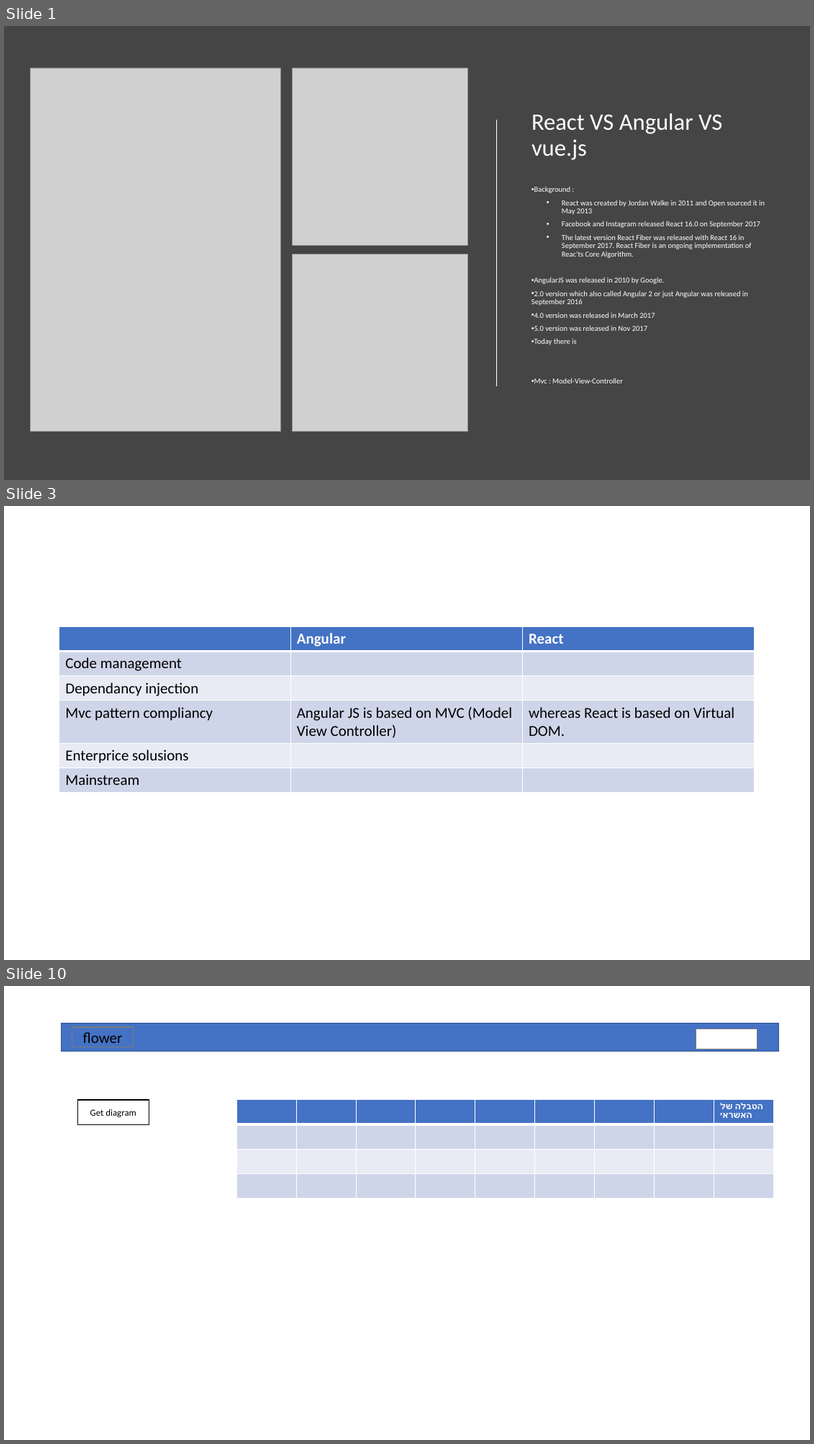
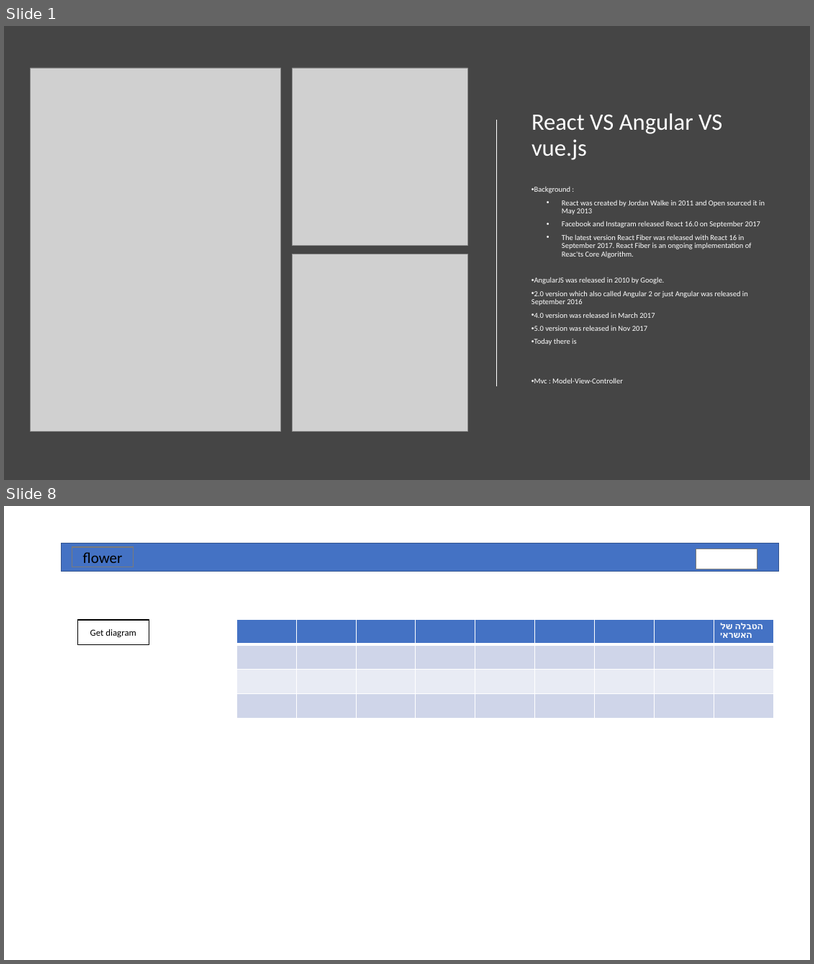
Before and after one commit to nizanf/Flower, a slide deck: src/assets/img/Presentation1.pptx. Shown one above the other, each under a label of ours: slides 1, 3 and 10 before the commit, slides 1 and 8 after it; the slides between them are not shown. The pictures are 814x1444 and 814x964 pixels, drawn with LibreOffice and Linux fonts; fonts in the diff are those of the drawing; grey boxes stand for pictures; background and template pictures are left out. Boxes give left, top, right and bottom in pixels: in the first picture for what was removed or moved away, otherwise in the second. Text is boxed around its words. In the diff, an @@ line names an element or a change of style, - is before the commit and + after.

```diff
--- a/src/assets/img/Presentation1.pptx
+++ b/src/assets/img/Presentation1.pptx
@@ slide 3 removed at bbox=[4, 506, 810, 960], background #FFFFFF @@
@@ table removed at bbox=[59, 627, 756, 792], 6 rows, 3 columns @@
- | Angular | React
-Code management |  | 
-Dependancy injection |  | 
-Mvc pattern compliancy | Angular JS is based on MVC (Model View Controller) | whereas React is based on Virtual DOM.
-Enterprice solusions |  | 
-Mainstream |  | 
@@ what was slide 10 is now slide 8 @@
```
Also in this commit, not shown: 4 slides changed, 2 slides added, 3 other slides removed.
